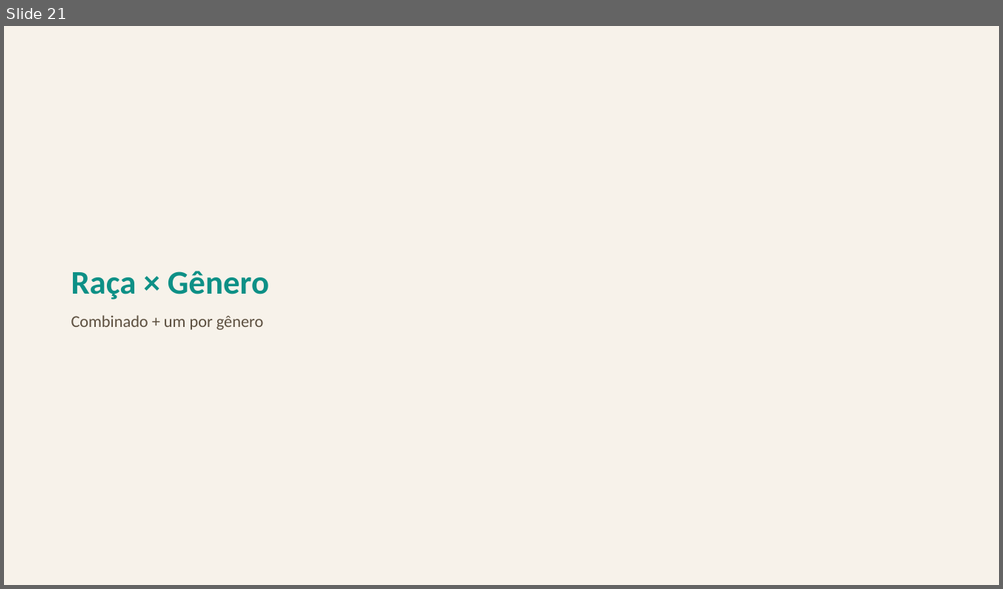
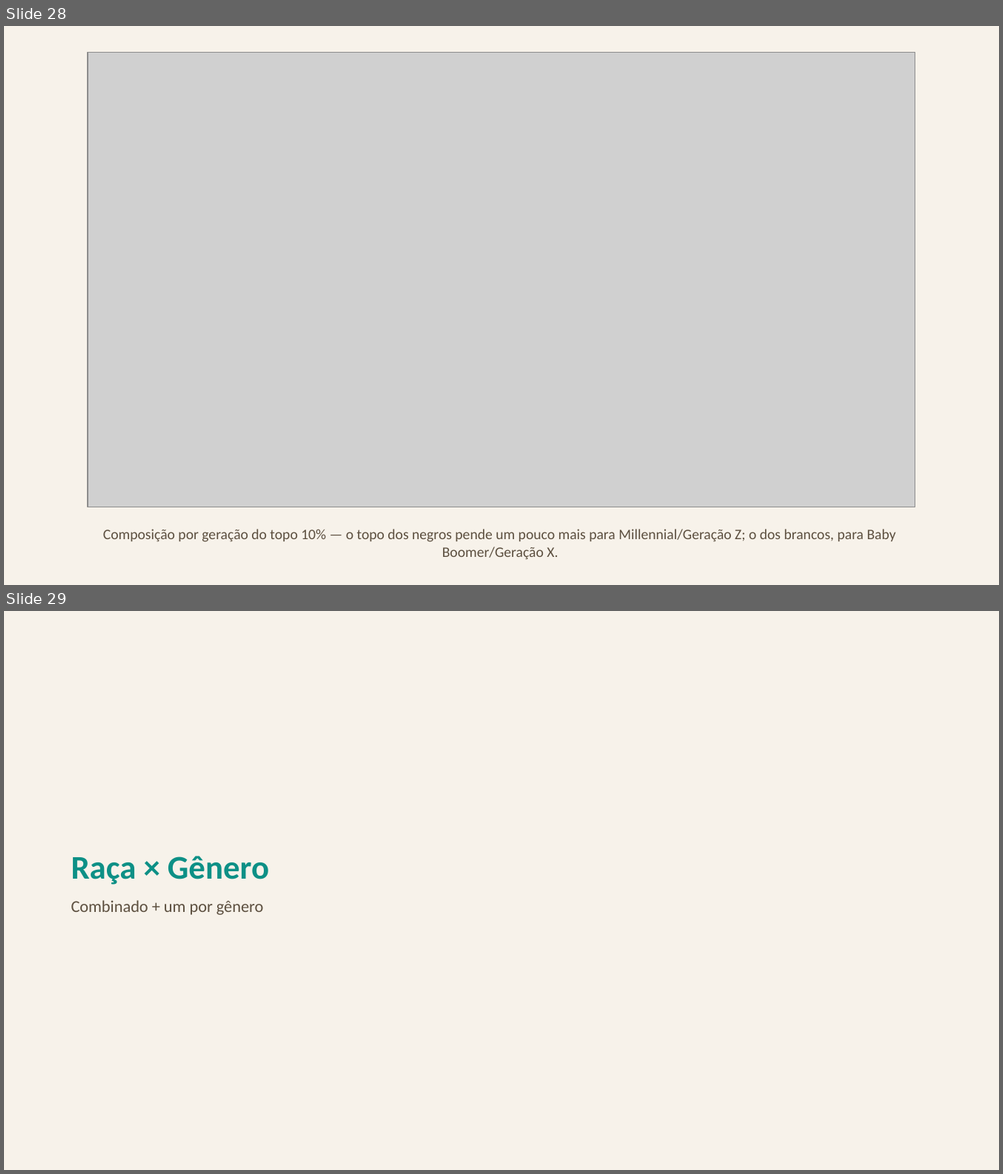
Before and after one commit to FelipeSantanaJ/Hub-Racial-Brasil, a slide deck: docs/Datahub_Racial_Brasil_Fase1.pptx. Shown one above the other, each under a label of ours: slide 21 before the commit, slides 28 and 29 after it. The pictures are 1003x589 and 1003x1174 pixels, drawn with LibreOffice and Linux fonts; fonts in the diff are those of the drawing; grey boxes stand for pictures. Boxes give left, top, right and bottom in pixels: in the first picture for what was removed or moved away, otherwise in the second. Text is boxed around its words. In the diff, an @@ line names an element or a change of style, - is before the commit and + after.

Commit message:
Adiciona análise por geração e perfil do topo 10% de renda por raça
Resolve o viés de "faixa etária não acompanha as mesmas pessoas" (a PNAD
Contínua é um corte transversal repetido, não um painel de décadas):
adiciona geração como coorte de nascimento sintética (Baby Boomer/Geração
X/Millennial/Geração Z, método de Deaton 1985) e o hiato racial calculado
DENTRO de cada geração ao longo do tempo, em vez de misturar coortes
diferentes que passam pela mesma faixa etária em anos diferentes. Achado:
o hiato do Baby Boomer cresce conforme a coorte envelhece na janela
observada — provável efeito de seleção em quem permanece no mercado.

Adiciona também o perfil de quem está no topo 10% de renda DENTRO de cada
raça (limiar P90 próprio de Branca e de Negra, não um corte único pro
Brasil), decomposto por gênero/faixa etária/geração/escolaridade,
histórico desde 2012. Achado mais forte: o topo 10% dos negros ficou muito
mais escolarizado (38%→58% com Superior completo), mas ainda atrás do
topo dos brancos (~83%). Documenta o efeito de "heaping" de renda
autodeclarada (concentração em valores redondos) que faz o corte capturar
um pouco mais que 10% de fato, com uma coluna de diagnóstico transparente
em vez de uma correção de desempate fora de escopo.

59 gráficos (era 53), apresentação com 77 slides (era 69), 19 datasets
(era 16).

```diff
--- a/docs/Datahub_Racial_Brasil_Fase1.pptx
+++ b/docs/Datahub_Racial_Brasil_Fase1.pptx
@@ slide 28 added at (4,26,999,585), background #F7F2EA @@
@@ picture added at (88,52,915,507) @@
@@ text added at (103,529,896,560), 14 pt, text #5C4F3F @@
+Composição por geração do topo 10% — o topo dos negros pende um pouco mais para Millennial/Geração Z; o dos brancos, para Baby Boomer/Geração X.
@@ what was slide 21 is now slide 29 @@
```
Also in this commit, not shown: 7 other slides added, 32 other files.
